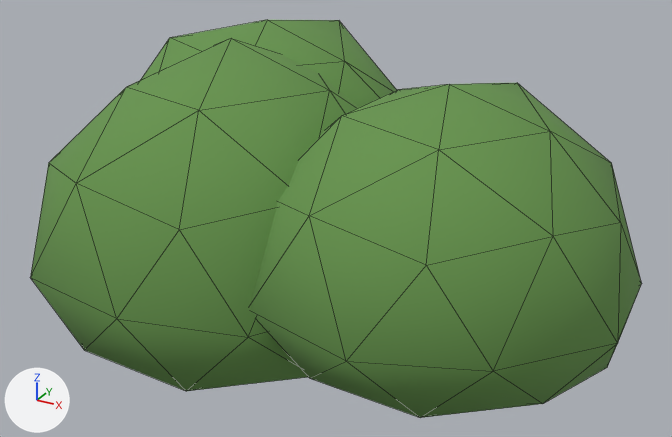
What one commit did to the glTF model game/assets/nature/bush_1.glb.
The view is the same before and after, from a camera (50 mm lens) standing at (1.35, -2.69, 1.85) and looking at (-0.02, -0.2, 0.61). The axes (+X, +Y, +Z) are drawn at lower left. The lights are the same throughout. The picture after the commit comes second. Mesh edges are drawn as thin lines.

Before the edit, the objects in view are built like this:
```python
mat_canopy = principled_material('Canopy')
mat_canopy.base_color = (0.133, 0.296, 0.0732)  # green #66944c
mat_canopy.roughness = 0.95
me_bush_1 = bpy.data.meshes.new('bush_1')
me_bush_1.from_pydata(...)  # 126 vertices, 240 faces; spans x -1.02..0.97, y -0.9..0.69, z 0.06..1.18
me_bush_1.materials.append(mat_canopy)  # green #66944c
ob_bush_1 = bpy.data.objects.new('bush_1', me_bush_1)
ob_bush_1.location = (0.0, 0.0, 0.0)
```
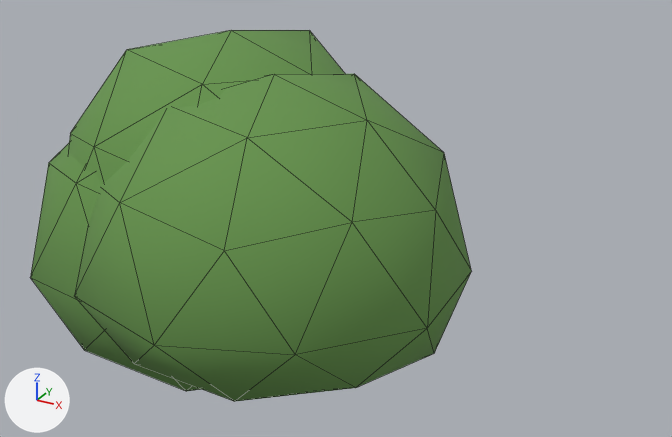
The change, as JSON lines over the scene's bpy script:
```json
{"block": "mat_canopy", "where": "n0 = _N.new('ShaderNodeBsdfPrincipled'); n0.name = 'Principled BSDF'"}
{"op": "remove", "block": "mat_canopy", "code": "n0.inputs[0].default_value = (0.133, 0.296, 0.0732, 1.0)  # 'Base Color', green #66944c"}
{"op": "add", "block": "mat_canopy", "code": "n2 = _N.new('ShaderNodeMix'); n2.name = 'Mix'"}
{"op": "add", "block": "mat_canopy", "code": "n2.data_type = 'RGBA'"}
{"op": "add", "block": "mat_canopy", "code": "n2.blend_type = 'MULTIPLY'"}
{"op": "add", "block": "mat_canopy", "code": "n2.inputs[0].default_value = 1.0  # 'Factor'"}
{"op": "add", "block": "mat_canopy", "code": "n2.inputs[7].default_value = (0.133, 0.296, 0.0732, 1.0)  # 'B', green #66944c"}
{"op": "add", "block": "mat_canopy", "code": "n3 = _N.new('ShaderNodeVertexColor'); n3.name = 'Color Attribute'"}
{"op": "add", "block": "mat_canopy", "code": "_L.new(n2.outputs[2], n0.inputs[0])  # 'Result' to 'Base Color'"}
{"op": "add", "block": "mat_canopy", "code": "_L.new(n3.outputs[0], n2.inputs[6])  # 'Color' to 'A'"}
{"block": "me_bush_1", "where": "# used by ob_bush_1; location = (0.0, 0.0, 0.0)"}
{"op": "remove", "block": "me_bush_1", "code": "me_bush_1.from_pydata(...)  # 126 vertices, 240 faces; spans x -1.02..0.97, y -0.9..0.69, z 0.06..1.18"}
{"op": "add", "block": "me_bush_1", "code": "me_bush_1.from_pydata(...)  # 126 vertices, 240 faces; spans x -1.02..0.5, y -1.06..0.44, z 0.06..1.22"}
{"block": "me_bush_1", "change": "me_bush_1 part 1: the loose piece of 42 vertices spanning x -1.02..0.14, y -0.53..0.69, z 0.18..1.18 is scaled about its middle by 0.956, then moved by (0.09, -0.35, 0.06)"}
{"block": "me_bush_1", "change": "me_bush_1 part 2: the loose piece of 42 vertices spanning x -0.2..0.97, y -0.87..0.36, z 0.18..1.13 is moved by (-0.47, -0.2, 0.01)"}
{"block": "me_bush_1", "change": "me_bush_1 part 3: vertex colours changed"}
```

Changed parts and their boxes (x1, y1, x2, y2) in the pictures (672 x 437 px; the box of a moved part takes in the faces that stretch with it):
```json
{"object": "bush_1", "change": "reshaped", "before": [30, 20, 642, 418], "after": [30, 30, 471, 401], "on screen": "28% narrower, 7% shorter"}
{"part": 1, "of": "me_bush_1", "change": "moved or reshaped", "before": [141, 20, 397, 107], "after": [68, 30, 345, 184]}
{"part": 2, "of": "me_bush_1", "change": "moved or reshaped", "before": [251, 83, 642, 418], "after": [75, 74, 471, 401]}
```
